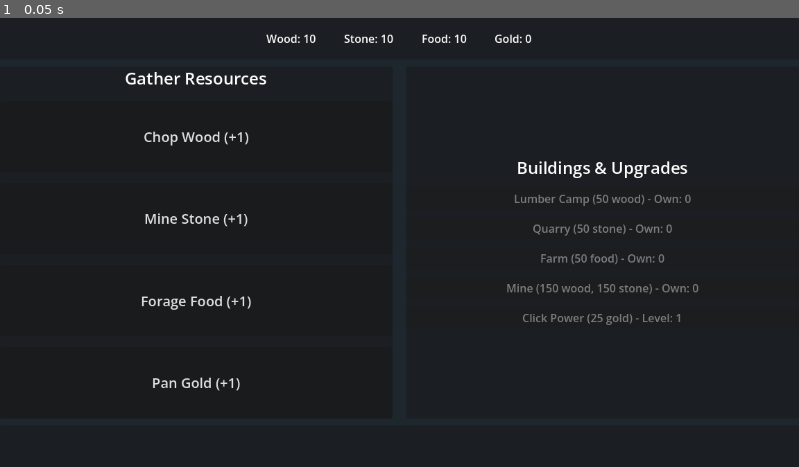
Above: before the commit, frame 1.
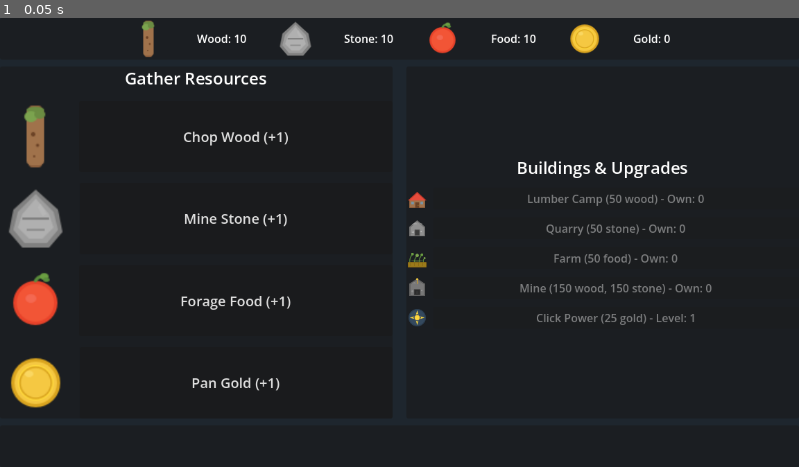
Above: after the commit, the same moment.

Repository: anv99-vn/code-game
Game: Godot game, scene res://scenes/resource_game.tscn
Same seed, same stepped clock (60 frames per second), same inputs: the game is played once before the commit and once after it. This scene is started directly instead of the project's main scene.
Inputs:
- Up to frame 1 (0.05 s): no input

The runs differ from the first frame. In frame 1, 5.1% of the frame differs, in the area x 1-90%, y 0-87%.

Commit message:
Add resource and building icons to resource game UI

Diff:
--- a/scenes/resource_game.tscn
+++ b/scenes/resource_game.tscn
@@ -1,6 +1,15 @@
 [gd_scene format=3 uid="uid://mpl7rnnyr0d1"]
 
 [ext_resource type="Script" uid="uid://122gmcjpf5wl" path="res://scripts/resource_game.gd" id="1_vdyat"]
+[ext_resource type="Texture2D" path="res://assets/resources/icon_wood.png" id="2_wood"]
+[ext_resource type="Texture2D" path="res://assets/resources/icon_stone.png" id="3_stone"]
+[ext_resource type="Texture2D" path="res://assets/resources/icon_food.png" id="4_food"]
+[ext_resource type="Texture2D" path="res://assets/resources/icon_gold.png" id="5_gold"]
+[ext_resource type="Texture2D" path="res://assets/resources/icon_lumber_camp.png" id="6_lumber"]
+[ext_resource type="Texture2D" path="res://assets/resources/icon_quarry.png" id="7_quarry"]
+[ext_resource type="Texture2D" path="res://assets/resources/icon_farm.png" id="8_farm"]
+[ext_resource type="Texture2D" path="res://assets/resources/icon_mine.png" id="9_mine"]
+[ext_resource type="Texture2D" path="res://assets/resources/icon_upgrade.png" id="10_upgrade"]
 
 [node name="ResourceGame" type="Control" unique_id=1786764351]
 layout_mode = 3
@@ -26,20 +35,44 @@
 theme_override_constants/separation = 40
 alignment = 1
 
+[node name="WoodIcon" type="TextureRect" parent="TopPanel/MarginContainer/ResourceHBox"]
+custom_minimum_size = Vector2(24, 24)
+layout_mode = 2
+expand_mode = 3
+texture = ExtResource("2_wood")
+
 [node name="WoodLabel" type="Label" parent="TopPanel/MarginContainer/ResourceHBox" unique_id=552832326]
 layout_mode = 2
 text = "Wood: 0"
 horizontal_alignment = 1
 
+[node name="StoneIcon" type="TextureRect" parent="TopPanel/MarginContainer/ResourceHBox"]
+custom_minimum_size = Vector2(24, 24)
+layout_mode = 2
+expand_mode = 3
+texture = ExtResource("3_stone")
+
 [node name="StoneLabel" type="Label" parent="TopPanel/MarginContainer/ResourceHBox" unique_id=1655066783]
 layout_mode = 2
 text = "Stone: 0"
 horizontal_alignment = 1
 
+[node name="FoodIcon" type="TextureRect" parent="TopPanel/MarginContainer/ResourceHBox"]
+custom_minimum_size = Vector2(24, 24)
+layout_mode = 2
+expand_mode = 3
+texture = ExtResource("4_food")
+
 [node name="FoodLabel" type="Label" parent="TopPanel/MarginContainer/ResourceHBox" unique_id=91742943]
 layout_mode = 2
 text = "Food: 0"
 horizontal_alignment = 1
+
+[node name="GoldIcon" type="TextureRect" parent="TopPanel/MarginContainer/ResourceHBox"]
+custom_minimum_size = Vector2(24, 24)
+layout_mode = 2
+expand_mode = 3
+texture = ExtResource("5_gold")
 
 [node name="GoldLabel" type="Label" parent="TopPanel/MarginContainer/ResourceHBox" unique_id=1708264349]
 layout_mode = 2
@@ -78,27 +111,71 @@
 text = "Gather Resources"
 horizontal_alignment = 1
 
-[node name="WoodButton" type="Button" parent="ContentHBox/GatherPanel/MarginContainer/GatherVBox" unique_id=676396093]
-layout_mode = 2
-size_flags_vertical = 3
+[node name="WoodRow" type="HBoxContainer" parent="ContentHBox/GatherPanel/MarginContainer/GatherVBox"]
+layout_mode = 2
+theme_override_constants/separation = 12
+size_flags_vertical = 3
+
+[node name="WoodIcon" type="TextureRect" parent="ContentHBox/GatherPanel/MarginContainer/GatherVBox/WoodRow"]
+custom_minimum_size = Vector2(32, 32)
+layout_mode = 2
+expand_mode = 3
+texture = ExtResource("2_wood")
+
+[node name="WoodButton" type="Button" parent="ContentHBox/GatherPanel/MarginContainer/GatherVBox/WoodRow" unique_id=676396093]
+layout_mode = 2
+size_flags_horizontal = 3
 theme_override_font_sizes/font_size = 20
 text = "Chop Wood (+1)"
 
-[node name="StoneButton" type="Button" parent="ContentHBox/GatherPanel/MarginContainer/GatherVBox" unique_id=2048337531]
-layout_mode = 2
-size_flags_vertical = 3
+[node name="StoneRow" type="HBoxContainer" parent="ContentHBox/GatherPanel/MarginContainer/GatherVBox"]
+layout_mode = 2
+theme_override_constants/separation = 12
+size_flags_vertical = 3
+
+[node name="StoneIcon" type="TextureRect" parent="ContentHBox/GatherPanel/MarginContainer/GatherVBox/StoneRow"]
+custom_minimum_size = Vector2(32, 32)
+layout_mode = 2
+expand_mode = 3
+texture = ExtResource("3_stone")
+
+[node name="StoneButton" type="Button" parent="ContentHBox/GatherPanel/MarginContainer/GatherVBox/StoneRow" unique_id=2048337531]
+layout_mode = 2
+size_flags_horizontal = 3
 theme_override_font_sizes/font_size = 20
 text = "Mine Stone (+1)"
 
-[node name="FoodButton" type="Button" parent="ContentHBox/GatherPanel/MarginContainer/GatherVBox" unique_id=780253270]
-layout_mode = 2
-size_flags_vertical = 3
+[node name="FoodRow" type="HBoxContainer" parent="ContentHBox/GatherPanel/MarginContainer/GatherVBox"]
+layout_mode = 2
+theme_override_constants/separation = 12
+size_flags_vertical = 3
+
+[node name="FoodIcon" type="TextureRect" parent="ContentHBox/GatherPanel/MarginContainer/GatherVBox/FoodRow"]
+custom_minimum_size = Vector2(32, 32)
+layout_mode = 2
+expand_mode = 3
+texture = ExtResource("4_food")
+
+[node name="FoodButton" type="Button" parent="ContentHBox/GatherPanel/MarginContainer/GatherVBox/FoodRow" unique_id=780253270]
+layout_mode = 2
+size_flags_horizontal = 3
 theme_override_font_sizes/font_size = 20
 text = "Forage Food (+1)"
 
-[node name="GoldButton" type="Button" parent="ContentHBox/GatherPanel/MarginContainer/GatherVBox" unique_id=12064221]
-layout_mode = 2
-size_flags_vertical = 3
+[node name="GoldRow" type="HBoxContainer" parent="ContentHBox/GatherPanel/MarginContainer/GatherVBox"]
+layout_mode = 2
+theme_override_constants/separation = 12
+size_flags_vertical = 3
+
+[node name="GoldIcon" type="TextureRect" parent="ContentHBox/GatherPanel/MarginContainer/GatherVBox/GoldRow"]
+custom_minimum_size = Vector2(32, 32)
+layout_mode = 2
+expand_mode = 3
+texture = ExtResource("5_gold")
+
+[node name="GoldButton" type="Button" parent="ContentHBox/GatherPanel/MarginContainer/GatherVBox/GoldRow" unique_id=12064221]
+layout_mode = 2
+size_flags_horizontal = 3
 theme_override_font_sizes/font_size = 20
 text = "Pan Gold (+1)"
 
@@ -121,28 +198,83 @@
 text = "Buildings & Upgrades"
 horizontal_alignment = 1
 
-[node name="LumberCampButton" type="Button" parent="ContentHBox/BuildingsPanel/MarginContainer/BuildingsVBox" unique_id=2093556237]
-layout_mode = 2
+[node name="LumberRow" type="HBoxContainer" parent="ContentHBox/BuildingsPanel/MarginContainer/BuildingsVBox"]
+layout_mode = 2
+theme_override_constants/separation = 8
+
+[node name="LumberIcon" type="TextureRect" parent="ContentHBox/BuildingsPanel/MarginContainer/BuildingsVBox/LumberRow"]
+custom_minimum_size = Vector2(24, 24)
+layout_mode = 2
+expand_mode = 3
+texture = ExtResource("6_lumber")
+
+[node name="LumberCampButton" type="Button" parent="ContentHBox/BuildingsPanel/MarginContainer/BuildingsVBox/LumberRow" unique_id=2093556237]
+layout_mode = 2
+size_flags_horizontal = 3
 theme_override_font_sizes/font_size = 16
 text = "Lumber Camp (50 wood)"
 
-[node name="QuarryButton" type="Button" parent="ContentHBox/BuildingsPanel/MarginContainer/BuildingsVBox" unique_id=823740411]
-layout_mode = 2
+[node name="QuarryRow" type="HBoxContainer" parent="ContentHBox/BuildingsPanel/MarginContainer/BuildingsVBox"]
+layout_mode = 2
+theme_override_constants/separation = 8
+
+[node name="QuarryIcon" type="TextureRect" parent="ContentHBox/BuildingsPanel/MarginContainer/BuildingsVBox/QuarryRow"]
+custom_minimum_size = Vector2(24, 24)
+layout_mode = 2
+expand_mode = 3
+texture = ExtResource("7_quarry")
+
+[node name="QuarryButton" type="Button" parent="ContentHBox/BuildingsPanel/MarginContainer/BuildingsVBox/QuarryRow" unique_id=823740411]
+layout_mode = 2
+size_flags_horizontal = 3
 theme_override_font_sizes/font_size = 16
 text = "Quarry (50 stone)"
 
-[node name="FarmButton" type="Button" parent="ContentHBox/BuildingsPanel/MarginContainer/BuildingsVBox" unique_id=86215592]
-layout_mode = 2
+[node name="FarmRow" type="HBoxContainer" parent="ContentHBox/BuildingsPanel/MarginContainer/BuildingsVBox"]
+layout_mode = 2
+theme_override_constants/separation = 8
+
+[node name="FarmIcon" type="TextureRect" parent="ContentHBox/BuildingsPanel/MarginContainer/BuildingsVBox/FarmRow"]
+custom_minimum_size = Vector2(24, 24)
+layout_mode = 2
+expand_mode = 3
+texture = ExtResource("8_farm")
+
+[node name="FarmButton" type="Button" parent="ContentHBox/BuildingsPanel/MarginContainer/BuildingsVBox/FarmRow" unique_id=86215592]
+layout_mode = 2
+size_flags_horizontal = 3
 theme_override_font_sizes/font_size = 16
 text = "Farm (50 food)"
 
-[node name="MineButton" type="Button" parent="ContentHBox/BuildingsPanel/MarginContainer/BuildingsVBox" unique_id=1281867771]
-layout_mode = 2
-theme_override_font_sizes/font_size = 16
-text = "Mine (100 wood, 100 stone)"
-
-[node name="UpgradeButton" type="Button" parent="ContentHBox/BuildingsPanel/MarginContainer/BuildingsVBox" unique_id=1701777753]
-layout_mode = 2
+[node name="MineRow" type="HBoxContainer" parent="ContentHBox/BuildingsPanel/MarginContainer/BuildingsVBox"]
+layout_mode = 2
+theme_override_constants/separation = 8
+
+[node name="MineIcon" type="TextureRect" parent="ContentHBox/BuildingsPanel/MarginContainer/BuildingsVBox/MineRow"]
+custom_minimum_size = Vector2(24, 24)
+layout_mode = 2
+expand_mode = 3
+texture = ExtResource("9_mine")
+
+[node name="MineButton" type="Button" parent="ContentHBox/BuildingsPanel/MarginContainer/BuildingsVBox/MineRow" unique_id=1281867771]
+layout_mode = 2
+size_flags_horizontal = 3
+theme_override_font_sizes/font_size = 16
+text = "Mine (150 wood, 150 stone)"
+
+[node name="UpgradeRow" type="HBoxContainer" parent="ContentHBox/BuildingsPanel/MarginContainer/BuildingsVBox"]
+layout_mode = 2
+theme_override_constants/separation = 8
+
+[node name="UpgradeIcon" type="TextureRect" parent="ContentHBox/BuildingsPanel/MarginContainer/BuildingsVBox/UpgradeRow"]
+custom_minimum_size = Vector2(24, 24)
+layout_mode = 2
+expand_mode = 3
+texture = ExtResource("10_upgrade")
+
+[node name="UpgradeButton" type="Button" parent="ContentHBox/BuildingsPanel/MarginContainer/BuildingsVBox/UpgradeRow" unique_id=1701777753]
+layout_mode = 2
+size_flags_horizontal = 3
 theme_override_font_sizes/font_size = 16
 text = "Click Power (25 gold)"
 
--- a/scripts/resource_game.gd
+++ b/scripts/resource_game.gd
@@ -5,16 +5,16 @@
 @onready var food_label: Label = $TopPanel/MarginContainer/ResourceHBox/FoodLabel
 @onready var gold_label: Label = $TopPanel/MarginContainer/ResourceHBox/GoldLabel
 
-@onready var wood_button: Button = $ContentHBox/GatherPanel/MarginContainer/GatherVBox/WoodButton
-@onready var stone_button: Button = $ContentHBox/GatherPanel/MarginContainer/GatherVBox/StoneButton
-@onready var food_button: Button = $ContentHBox/GatherPanel/MarginContainer/GatherVBox/FoodButton
-@onready var gold_button: Button = $ContentHBox/GatherPanel/MarginContainer/GatherVBox/GoldButton
+@onready var wood_button: Button = $ContentHBox/GatherPanel/MarginContainer/GatherVBox/WoodRow/WoodButton
+@onready var stone_button: Button = $ContentHBox/GatherPanel/MarginContainer/GatherVBox/StoneRow/StoneButton
+@onready var food_button: Button = $ContentHBox/GatherPanel/MarginContainer/GatherVBox/FoodRow/FoodButton
+@onready var gold_button: Button = $ContentHBox/GatherPanel/MarginContainer/GatherVBox/GoldRow/GoldButton
 
-@onready var lumber_camp_button: Button = $ContentHBox/BuildingsPanel/MarginContainer/BuildingsVBox/LumberCampButton
-@onready var quarry_button: Button = $ContentHBox/BuildingsPanel/MarginContainer/BuildingsVBox/QuarryButton
-@onready var farm_button: Button = $ContentHBox/BuildingsPanel/MarginContainer/BuildingsVBox/FarmButton
-@onready var mine_button: Button = $ContentHBox/BuildingsPanel/MarginContainer/BuildingsVBox/MineButton
-@onready var upgrade_button: Button = $ContentHBox/BuildingsPanel/MarginContainer/BuildingsVBox/UpgradeButton
+@onready var lumber_camp_button: Button = $ContentHBox/BuildingsPanel/MarginContainer/BuildingsVBox/LumberRow/LumberCampButton
+@onready var quarry_button: Button = $ContentHBox/BuildingsPanel/MarginContainer/BuildingsVBox/QuarryRow/QuarryButton
+@onready var farm_button: Button = $ContentHBox/BuildingsPanel/MarginContainer/BuildingsVBox/FarmRow/FarmButton
+@onready var mine_button: Button = $ContentHBox/BuildingsPanel/MarginContainer/BuildingsVBox/MineRow/MineButton
+@onready var upgrade_button: Button = $ContentHBox/BuildingsPanel/MarginContainer/BuildingsVBox/UpgradeRow/UpgradeButton
 
 @onready var message_label: Label = $BottomPanel/MarginContainer/MessageLabel
 @onready var tick_timer: Timer = $TickTimer
Binary file added: assets/resources/icon_farm.png
Not shown, added: assets/resources/icon_farm.png.import
Binary file added: assets/resources/icon_food.png
Not shown, added: assets/resources/icon_food.png.import
Binary file added: assets/resources/icon_gold.png
Not shown, added: assets/resources/icon_gold.png.import
Binary file added: assets/resources/icon_lumber_camp.png
Not shown, added: assets/resources/icon_lumber_camp.png.import
Binary file added: assets/resources/icon_mine.png
Not shown, added: assets/resources/icon_mine.png.import
Binary file added: assets/resources/icon_quarry.png
Not shown, added: assets/resources/icon_quarry.png.import
(and 6 more such lines)
